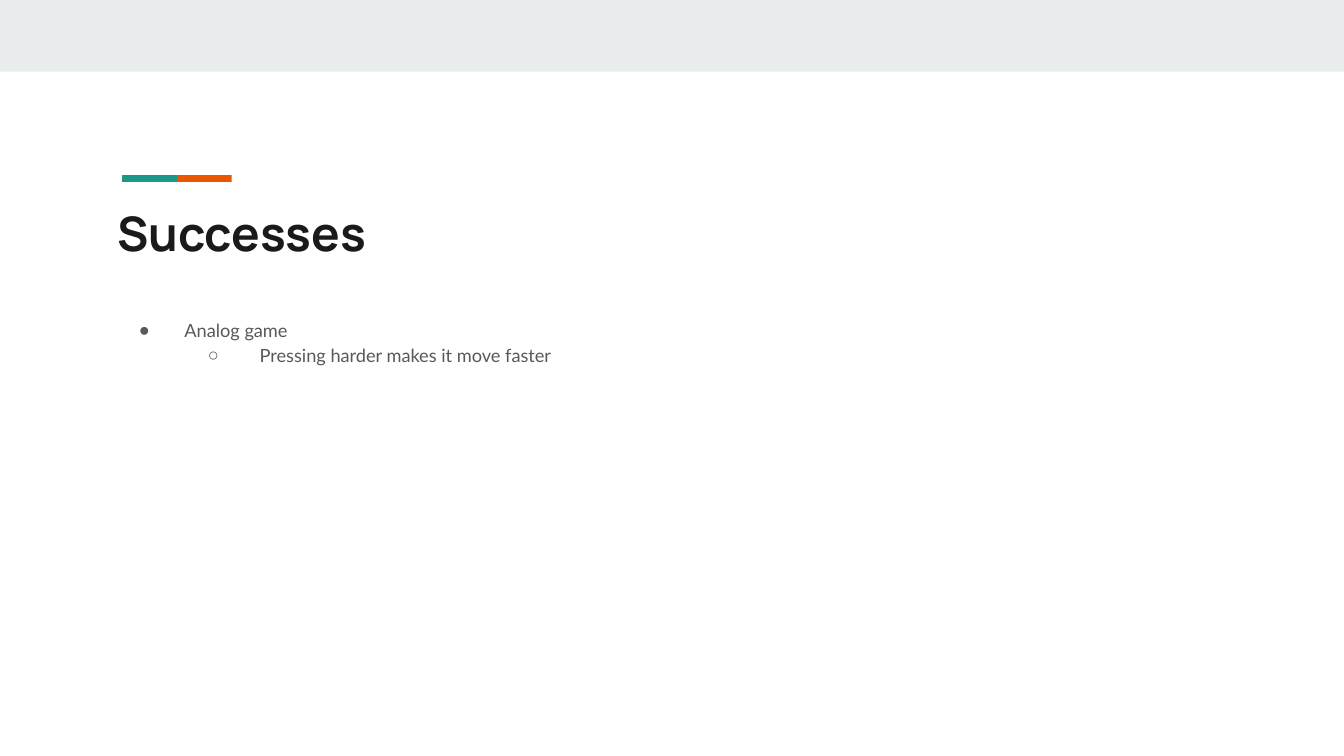
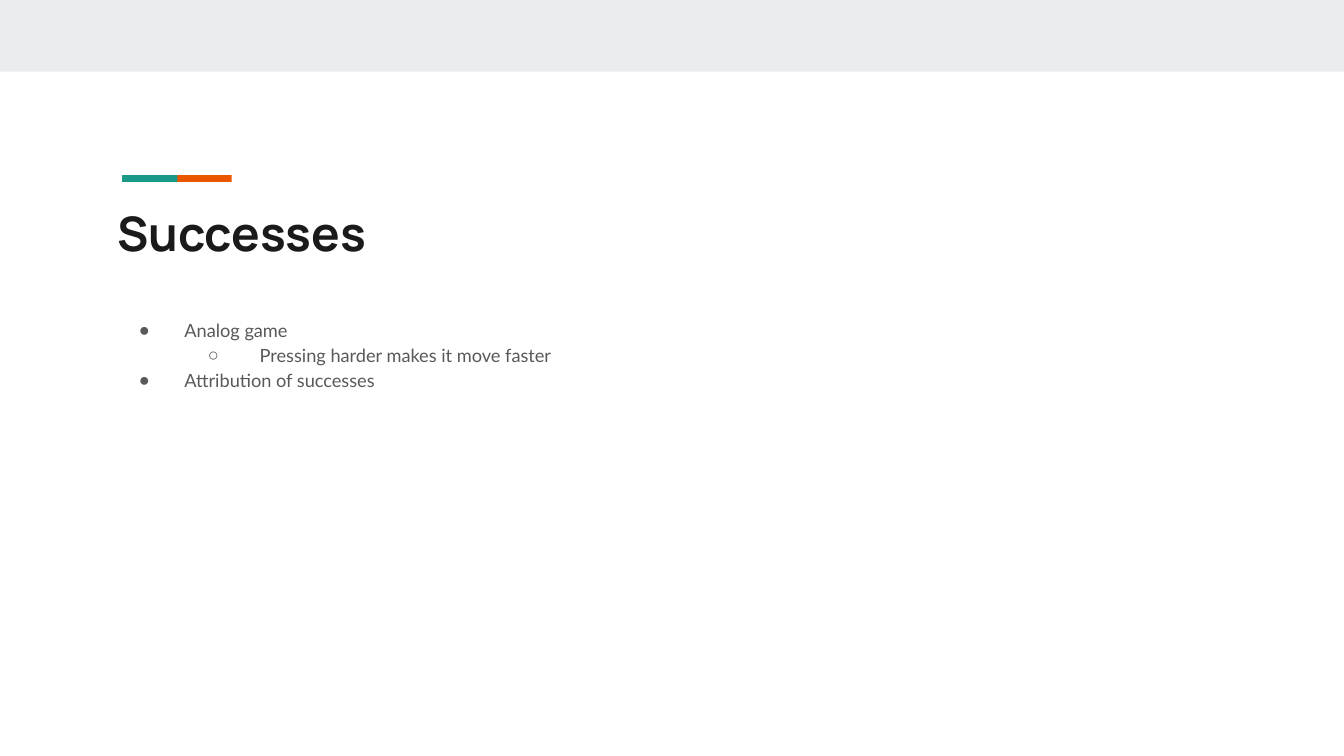
Before and after one commit to xu842251462/EC551_FinalProject, a slide deck: slide 10 of Bringing the Analog World to Digital Design_EC551_Final Project.pptx. Drawn at 1344x756 pixels with LibreOffice and Linux fonts; fonts in the diff are those of the drawing. Boxes give left, top, right and bottom in pixels: in the first picture for what was removed or moved away, otherwise in the second. Text is boxed around its words. In the diff, an @@ line names an element or a change of style, - is before the commit and + after.

```diff
--- a/Bringing the Analog World to Digital Design_EC551_Final Project.pptx
+++ b/Bringing the Analog World to Digital Design_EC551_Final Project.pptx
@@ text at (184,373,375,387): paragraph added @@
+● Attribution of successes
```
Also in this commit, not shown: 3 other slides changed, 1 slide added.
